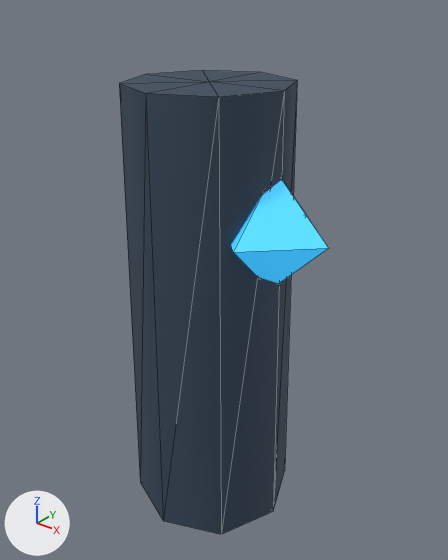
Renders of the glTF model public/assets/models/environment/frozen/frozen_pillar_b.glb from each side of a commit.
Before and after are seen from a 50 mm lens placed at (1.76, -2.11, 2.59), pointed at (0.07, 0.02, 1.28). Every picture has the same lights, and +X, +Y and +Z are marked at lower left. The first picture is the older version. Mesh edges are drawn as thin lines. Where no turn or scale is listed for an object, it has been applied to the vertices. Vertices at exactly the same position are counted once.
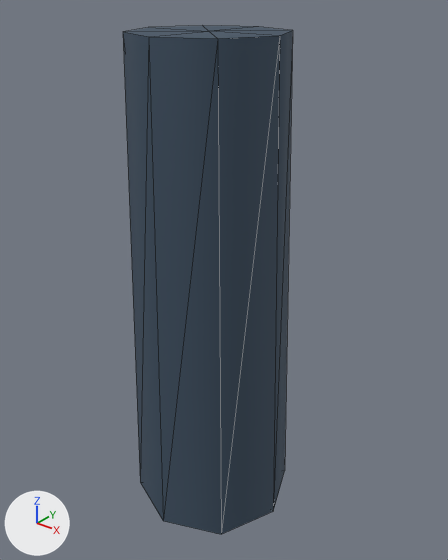
Where the newer file only moved an object's origin or applied its transform, the numbers keep the older frame.

Boxes [x1, y1, x2, y2] around the edits, measured in the pictures (448 x 560 px):
'Mesh_0', reshaped (10% taller): before [119, 70, 297, 534]; after [123, 25, 293, 534]
'Mesh_1', deleted: before [231, 180, 329, 284]

Patch to the scene script:
```diff
--- a/public/assets/models/environment/frozen/frozen_pillar_b.glb.py
+++ b/public/assets/models/environment/frozen/frozen_pillar_b.glb.py
@@ me_mesh_0 @@
 # used by ob_mesh_0; location = (0.0, 0.0, 1.1)
-me_mesh_0.from_pydata(...)  # 20 vertices, 32 faces; spans x -0.42..0.42, y -0.42..0.42, z -1.1..1.1
+me_mesh_0.from_pydata(...)  # 20 vertices, 32 faces; spans x -0.42..0.42, y -0.42..0.42, z -1.1..1.3
+# me_mesh_0 part 1: all 10 vertices in x -0.38..0.38, y -0.38..0.38, z 1.1 are scaled about their middle by (0.921, 0.921, 1), then moved by (0.0, 0.0, 0.2)
 me_mesh_0.materials.append(mat_material_0)
@@ ob_mesh_1 @@
-ob_mesh_1 = bpy.data.objects.new('Mesh_1', me_mesh_1)
-ob_mesh_1.location = (0.35, 0.0, 1.6)
```
